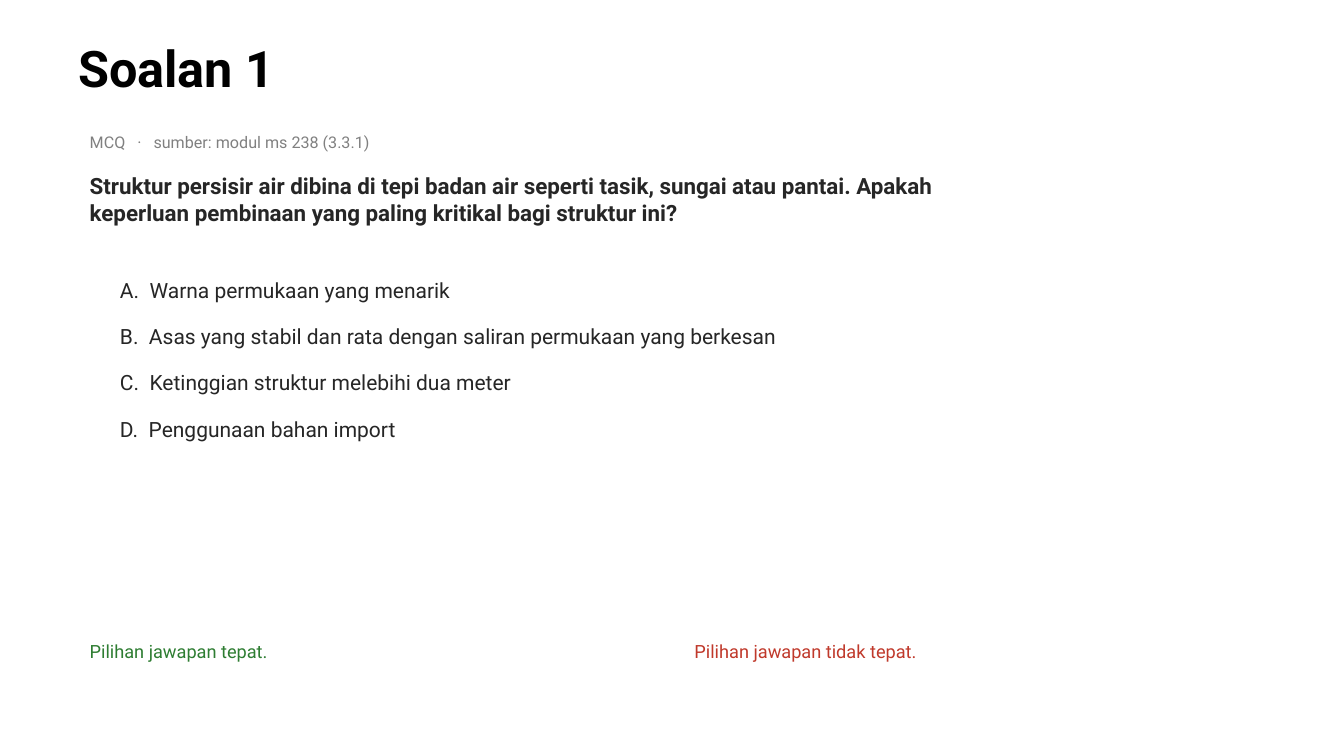
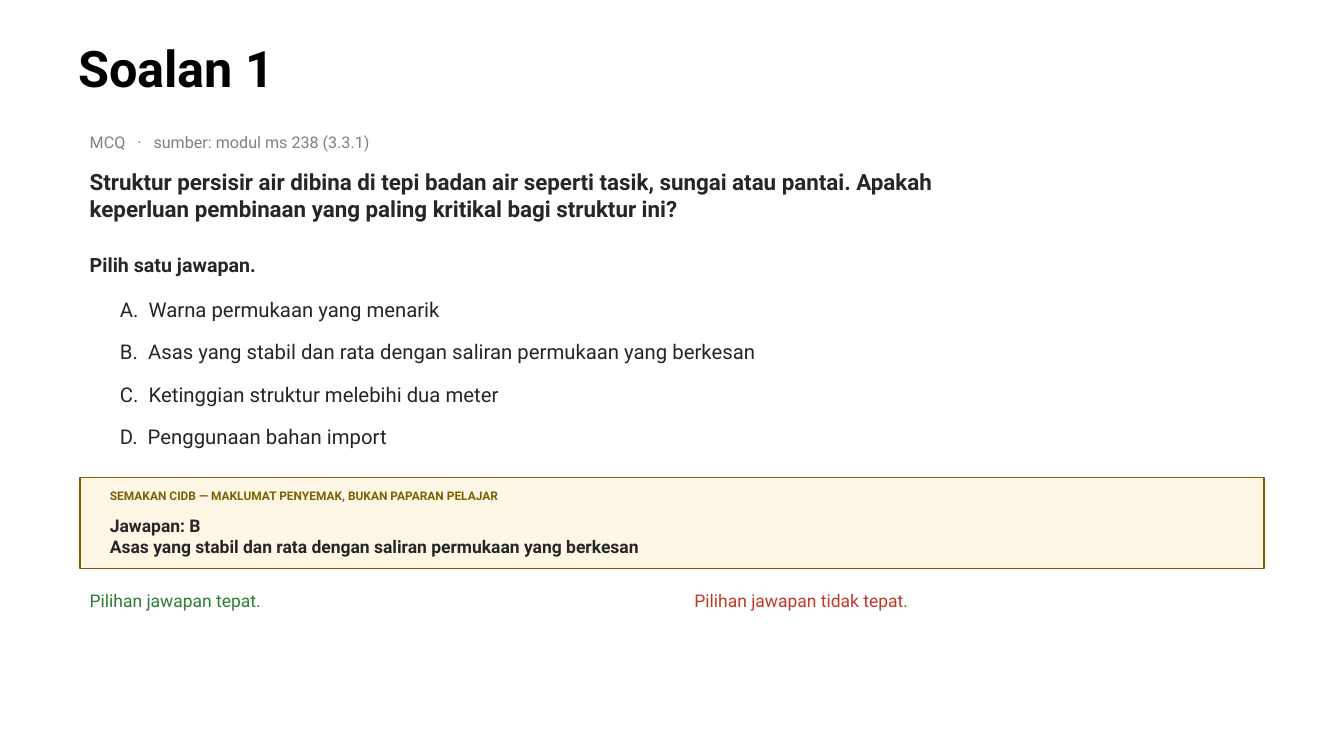
Before and after one commit to fidos777/slide-interaction-layer, a slide deck: slide 31 of reviews/source-completion/K5PL06T03B02_v0_4_THREE_FAMILY_PROOF.pptx. Drawn at 1344x756 pixels with LibreOffice and Linux fonts; fonts in the diff are those of the drawing. Boxes give left, top, right and bottom in pixels: in the first picture for what was removed or moved away, otherwise in the second. Text is boxed around its words. In the diff, an @@ line names an element or a change of style, - is before the commit and + after.

```diff
--- a/reviews/source-completion/K5PL06T03B02_v0_4_THREE_FAMILY_PROOF.pptx
+++ b/reviews/source-completion/K5PL06T03B02_v0_4_THREE_FAMILY_PROOF.pptx
@@ text "Struktur persisir air dibina di ...": place and size @@
-text "Struktur persisir air dibina di ..." at box(90, 177, 931, 226)
+text "Struktur persisir air dibina di ..." at box(90, 173, 931, 222)
@@ text added at box(90, 257, 256, 276), 14 pt, text #262626, bold @@
+Pilih satu jawapan.
@@ size 15 to 14.5 pt in 4 elements at box(120, 428, 387, 449), box(120, 386, 499, 407), box(120, 343, 755, 364), box(120, 301, 440, 322) @@
@@ text "A. Warna permukaan yang menarik": place and size @@
-text "A. Warna permukaan yang menarik" at box(120, 282, 450, 303)
+text "A. Warna permukaan yang menarik" at box(120, 301, 440, 322)
@@ text "B. Asas yang stabil dan ...": place and size @@
-text "B. Asas yang stabil dan ..." at box(120, 328, 775, 349)
+text "B. Asas yang stabil dan ..." at box(120, 343, 755, 364)
@@ text "C. Ketinggian struktur melebihi dua ...": place and size @@
-text "C. Ketinggian struktur melebihi dua ..." at box(120, 374, 511, 395)
+text "C. Ketinggian struktur melebihi dua ..." at box(120, 386, 499, 407)
@@ text "D. Penggunaan bahan import": place and size @@
-text "D. Penggunaan bahan import" at box(120, 421, 396, 442)
+text "D. Penggunaan bahan import" at box(120, 428, 387, 449)
@@ rectangle added at box(80, 478, 1264, 569), fill #FFF7E6, outline #7F6000 1 pt @@
@@ text added at box(110, 491, 498, 502), 8.5 pt, text #7F6000, bold @@
+SEMAKAN CIDB — MAKLUMAT PENYEMAK, BUKAN PAPARAN PELAJAR
@@ text added at box(110, 519, 638, 557), 12.5 pt, text #262626, bold @@
+Jawapan: B
+Asas yang stabil dan rata dengan saliran permukaan yang berkesan
@@ text "Pilihan jawapan tepat.": place and size @@
-text "Pilihan jawapan tepat." at box(90, 644, 267, 662)
+text "Pilihan jawapan tepat." at box(90, 594, 261, 611)
@@ text "Pilihan jawapan tepat." at box(90, 594, 261, 611): size 13 to 12.5 pt @@
@@ text "Pilihan jawapan tidak tepat.": place and size @@
-text "Pilihan jawapan tidak tepat." at box(694, 644, 916, 662)
+text "Pilihan jawapan tidak tepat." at box(694, 594, 908, 611)
@@ text "Pilihan jawapan tidak tepat." at box(694, 594, 908, 611): size 13 to 12.5 pt @@
```
Also in this commit, not shown: 26 other slides changed, 1 other file.
